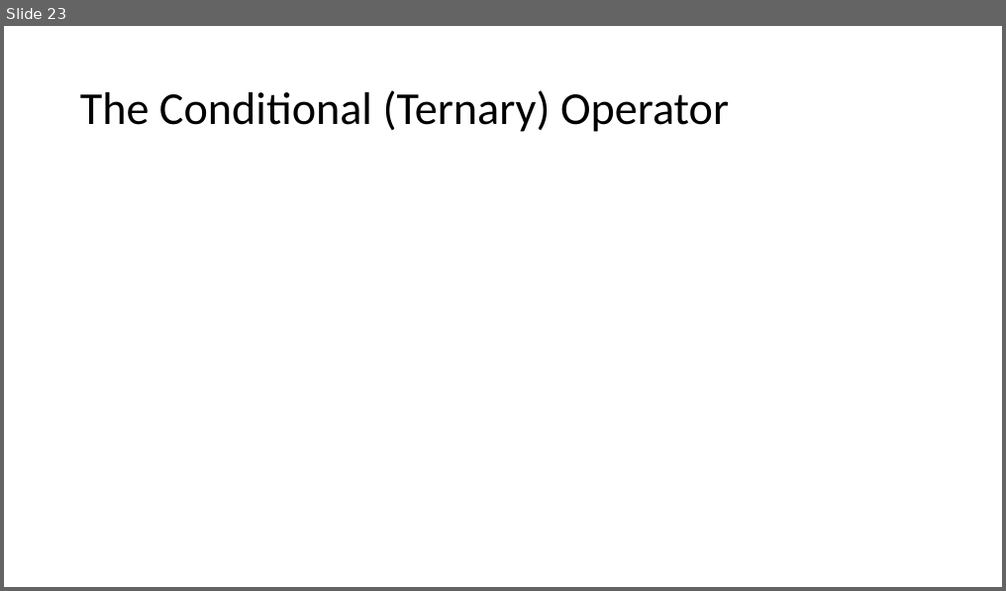
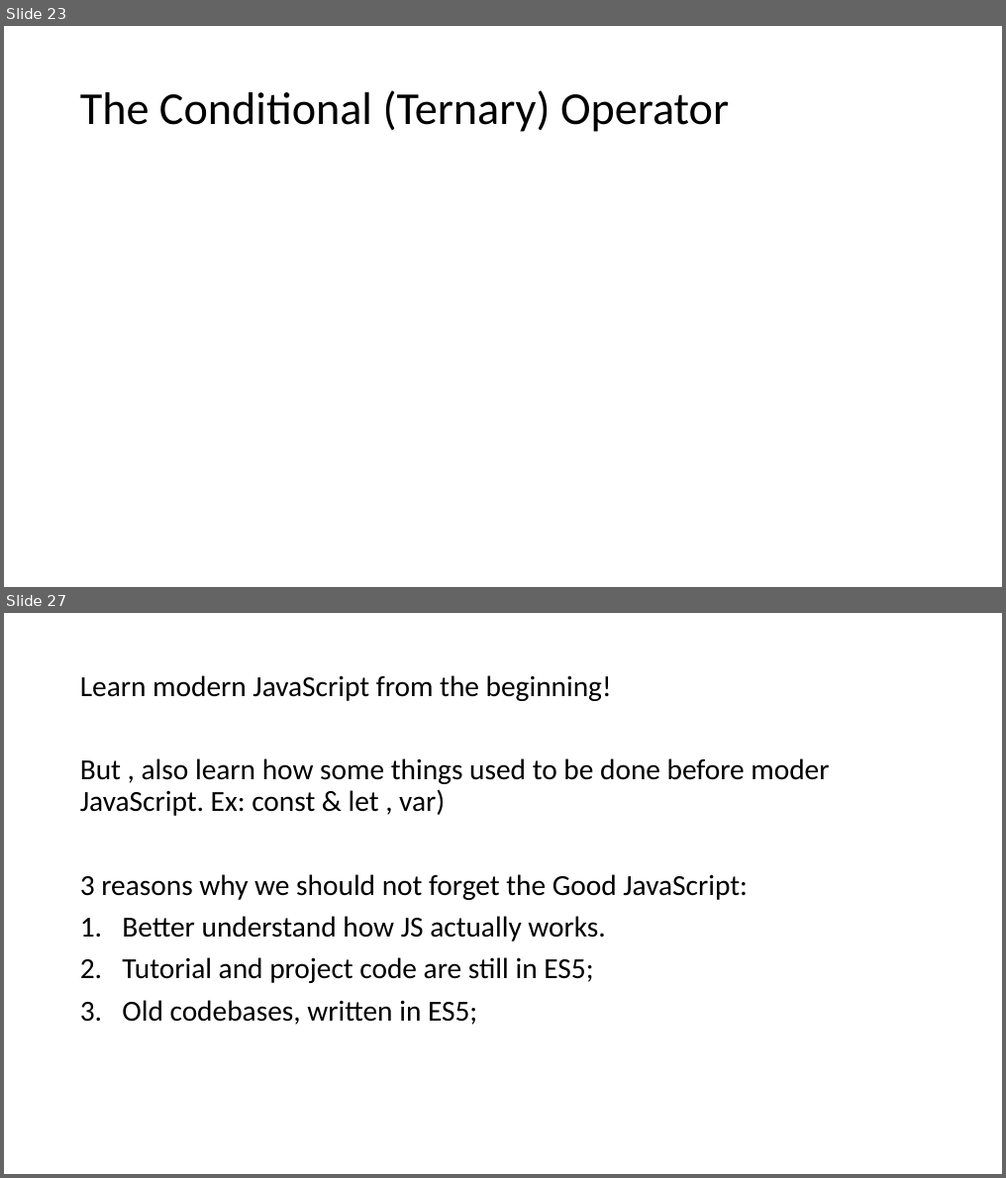
Before and after one commit to PiyushChaturvedii/Batch05, a slide deck: JavaScript.pptx. Shown one above the other, each under a label of ours: slide 23 before the commit, slides 23 and 27 after it; the slides between them are not shown. The pictures are 1006x591 and 1006x1178 pixels, drawn with LibreOffice and Linux fonts; fonts in the diff are those of the drawing. Boxes give left, top, right and bottom in pixels: in the first picture for what was removed or moved away, otherwise in the second. Text is boxed around its words. In the diff, an @@ line names an element or a change of style, - is before the commit and + after.

```diff
--- a/JavaScript.pptx
+++ b/JavaScript.pptx
@@ slide 27 added at (4,613,1002,1174), background #FFFFFF @@
@@ text added at (80,675,829,1025), 28 pt, text #000000 @@
+Learn modern JavaScript from the beginning!
+But , also learn how some things used to be done before moder JavaScript. Ex: const & let , var)
+3 reasons why we should not forget the Good JavaScript:
+1. Better understand how JS actually works.
+2. Tutorial and project code are still in ES5;
+3. Old codebases, written in ES5;
```
Also in this commit, not shown: 4 other slides added, 3 other files.
